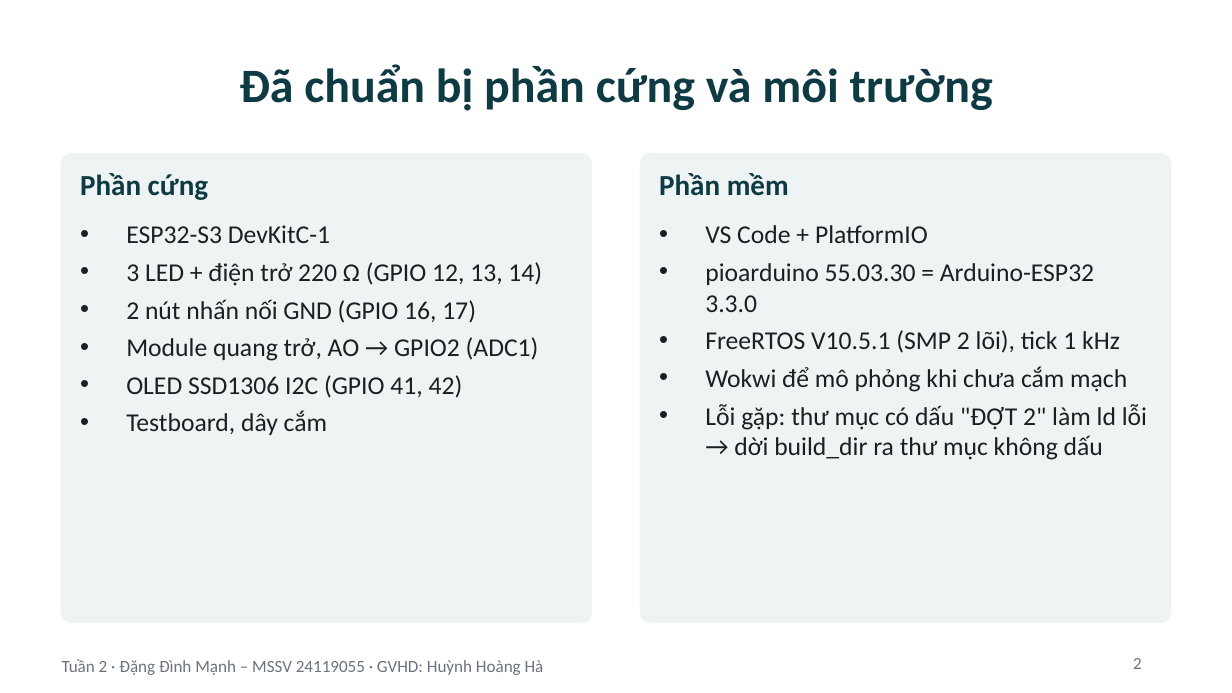
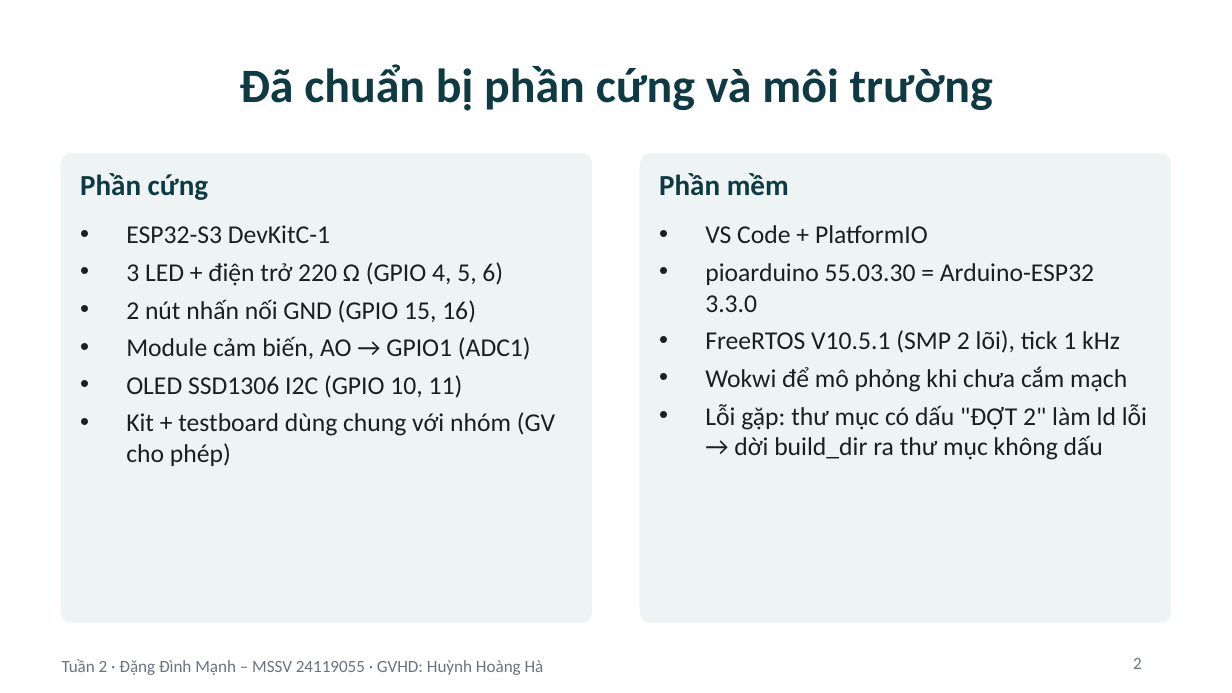
Before and after one commit to Astronaut216/rtos-freertos-esp32s3, a slide deck: slide 2 of 03_Reports/Slide_Tuan2_ProjectCaNhan.pptx. Drawn at 1232x693 pixels with LibreOffice and Linux fonts; fonts in the diff are those of the drawing. Boxes give left, top, right and bottom in pixels: in the first picture for what was removed or moved away, otherwise in the second. Text is boxed around its words. In the diff, an @@ line names an element or a change of style, - is before the commit and + after.

Commit message:
Doi chan theo kit dung chung

```diff
--- a/03_Reports/Slide_Tuan2_ProjectCaNhan.pptx
+++ b/03_Reports/Slide_Tuan2_ProjectCaNhan.pptx
@@ text at (126, 262, 555, 466): text changed @@
-• 3 LED + điện trở 220 Ω (GPIO 12, 13, 14)
-• 2 nút nhấn nối GND (GPIO 16, 17)
-• Module quang trở, AO → GPIO2 (ADC1)
-• OLED SSD1306 I2C (GPIO 41, 42)
-• Testboard, dây cắm
+• 3 LED + điện trở 220 Ω (GPIO 4, 5, 6)
+• 2 nút nhấn nối GND (GPIO 15, 16)
+• Module cảm biến, AO → GPIO1 (ADC1)
+• OLED SSD1306 I2C (GPIO 10, 11)
+• Kit + testboard dùng chung với nhóm (GV cho phép)
```
Also in this commit, not shown: 10 other files.
